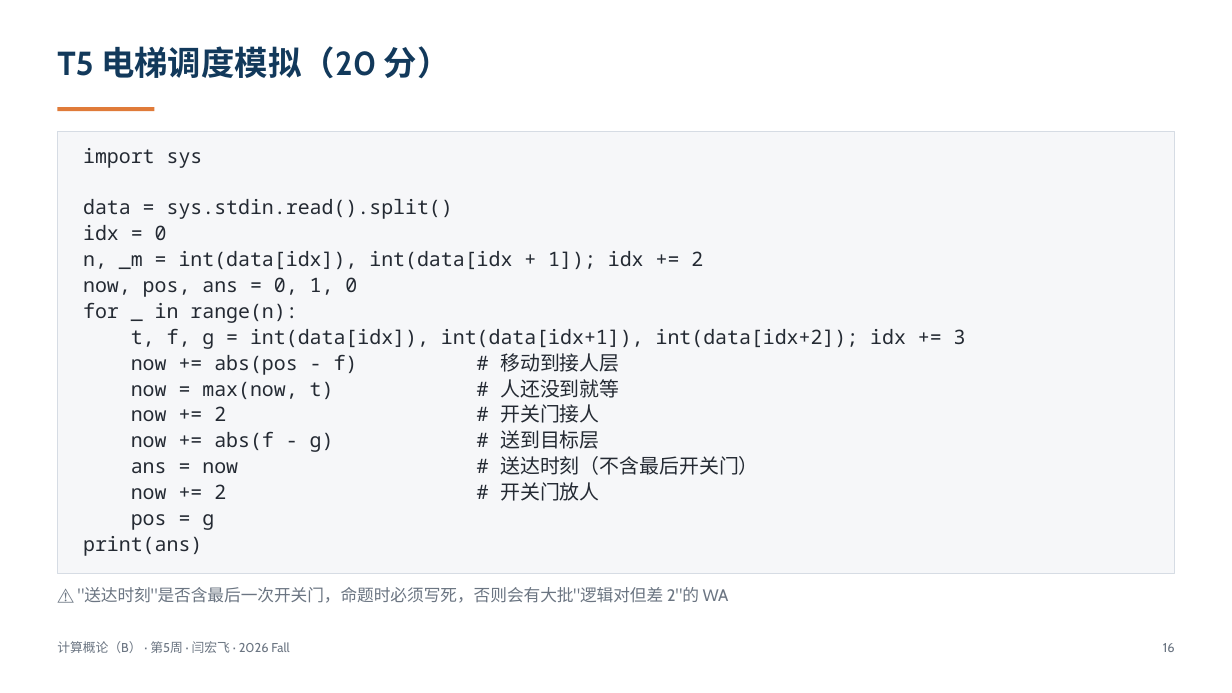
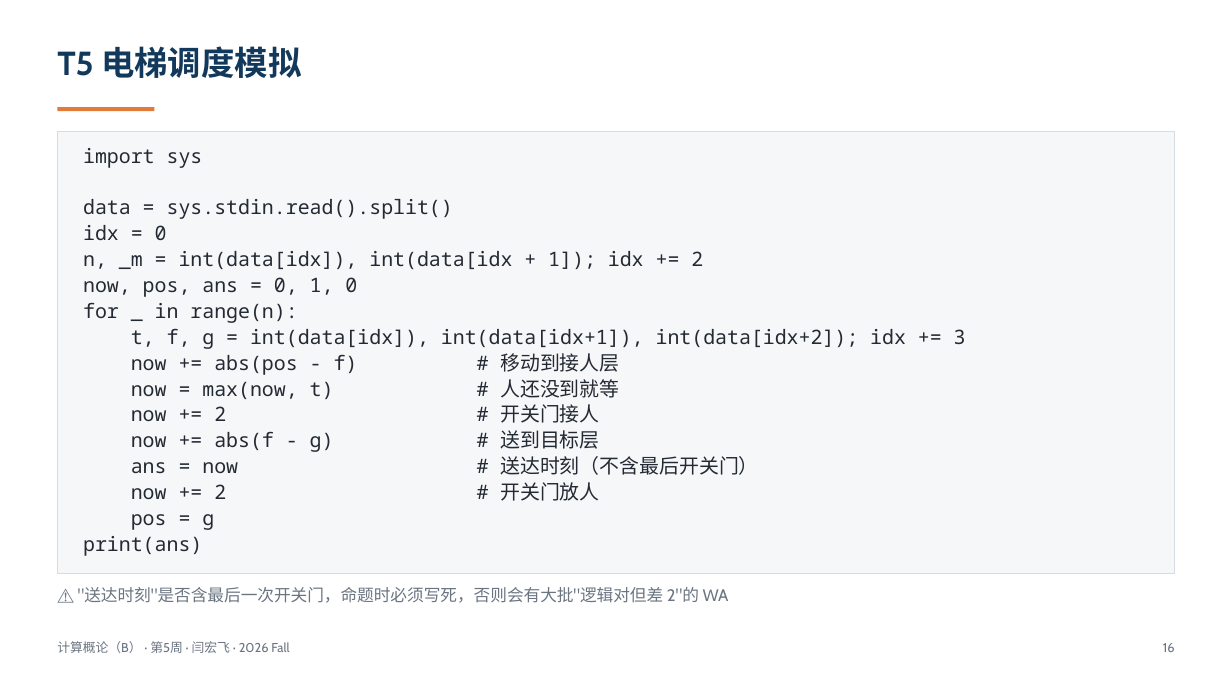
Before and after one commit to GMyhf/2026fall-cs101, a slide deck: slide 16 of courseware/202609_ADS_W05_October_Exam_Review.pptx. Drawn at 1232x693 pixels with LibreOffice and Linux fonts; fonts in the diff are those of the drawing. Boxes give left, top, right and bottom in pixels: in the first picture for what was removed or moved away, otherwise in the second. Text is boxed around its words. In the diff, an @@ line names an element or a change of style, - is before the commit and + after.

```diff
--- a/courseware/202609_ADS_W05_October_Exam_Review.pptx
+++ b/courseware/202609_ADS_W05_October_Exam_Review.pptx
@@ text at (x1=57, y1=46, x2=301, y2=78): text changed @@
-T5 电梯调度模拟（20 分）
+T5 电梯调度模拟
```
Also in this commit, not shown: 6 other slides changed, 1 other file.
